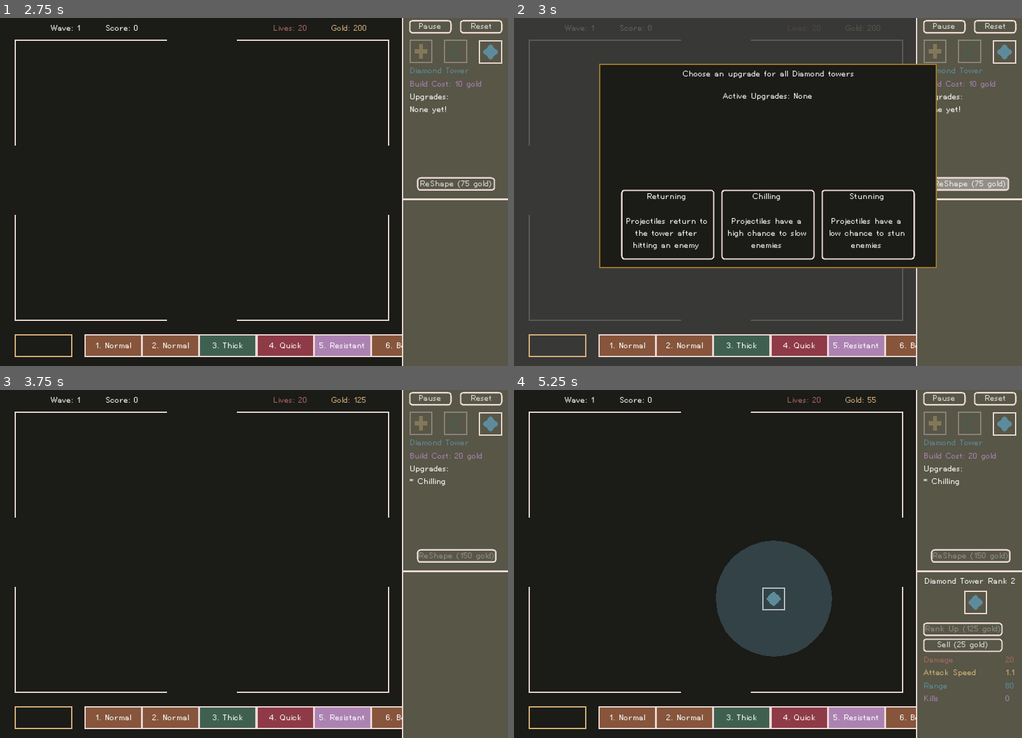
Above: before the commit, frames 1-4 (two rows, left to right).
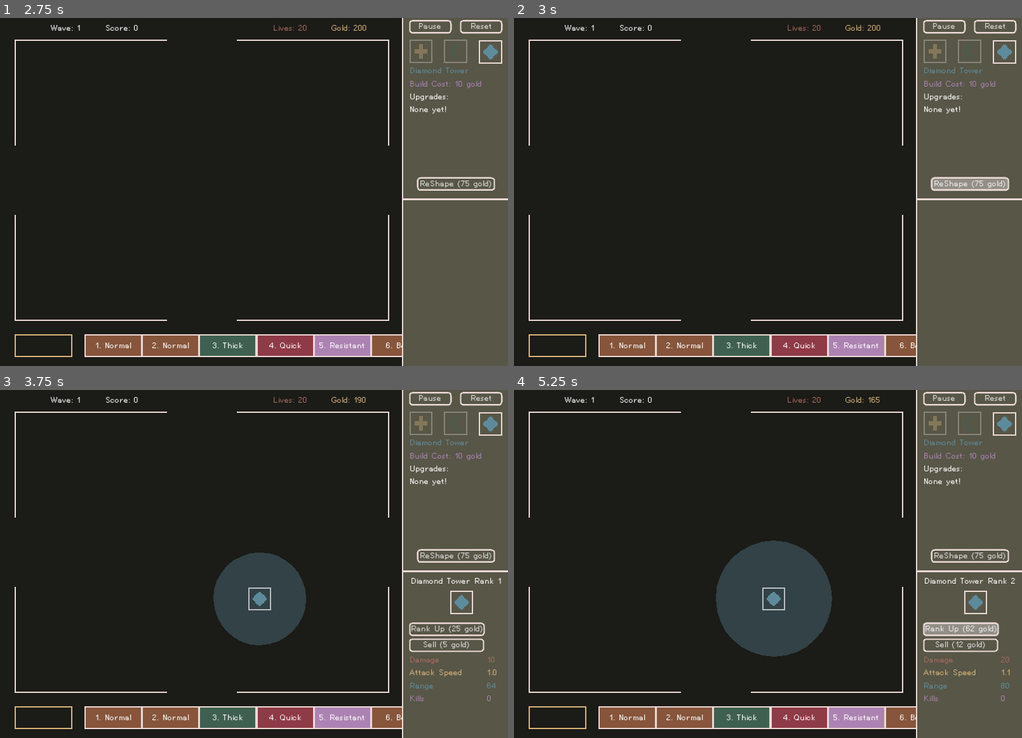
Above: after the commit, the same moments.

Repository: nolenroyalty/ReShape-TD
Game: Godot game, scene res://Main.tscn
Same seed, same stepped clock (60 frames per second), same inputs: the game is played once before the commit and once after it.
Inputs (mouse positions are in pixels of both pictures, inside the frame that each line leads up to):
- Up to frame 1 (2.75 s): click (457, 52) at 0.5 s; click (421, 52) at 1.25 s; click (492, 52) at 2 s
- Up to frame 2 (3 s): click "ReShape (75 gold)" at 2.75 s
- Up to frame 3 (3.75 s): click (254, 595) at 3.5 s, where only the run before the commit has a clickable "Chilling Projectiles have a h…"
- Up to frame 4 (5.25 s): click (773, 598) at 4.27 s; click "Rank Up (50 gold)" (after the commit: "Rank Up (25 gold)") at 5 s

Frame 1 is identical in both runs. In frame 2, 44% of the frame differs, in the area x 0-84%, y 0-100%; in frame 3, 5.0%; in frame 4, 1.0%.
Error after the commit: Attempt to call function 'show' in base 'null instance' on a null instance. (res://Main.gd:35)

Commit message:
~all i do is make small visual tweaks~

Diff:
--- a/Main.gd
+++ b/Main.gd
@@ -8,7 +8,7 @@
 # onready var individual_viewer = $IndividualViewer
 onready var sidebar = $FullSidebar
 onready var wave_display = $WaveDisplay
-onready var shade = $Shader
+onready var shade = $ShaderDisplay/Shader
 
 enum S { RUNNING, IN_MENU }
 
@@ -76,6 +76,13 @@
 	battlefield.set_shape(shape)
 
 var started = false
+func start_or_send_next_wave():
+	if not started:
+		wave_display.start()
+		started = true
+	else:
+		wave_display.advance_immediately()
+
 func handle_keypress__running(_delta):
 	if Input.is_action_just_pressed("select_tower_1"):
 		set_shape(C.SHAPE.CROSS)
@@ -84,11 +91,7 @@
 	if Input.is_action_just_pressed("select_tower_3"):
 		set_shape(C.SHAPE.DIAMOND)
 	if Input.is_action_just_pressed("send_wave"):
-		if not started:
-			wave_display.start()
-			started = true
-		else:
-			wave_display.advance_immediately()
+		start_or_send_next_wave()
 	if State.debug and Input.is_action_just_pressed("DEBUG_GIVE_GOLD"):
 		State.add_gold(1000)
 
@@ -100,7 +103,9 @@
 func handle_wave_started(number, kind, is_boss):
 	var level = (number / 5) + 1
 	battlefield.spawn_wave(kind, level, is_boss)
-	$WaveAndScore/Wave.text = "Wave: %d" % [number + 1]
+	number += 1
+	$WaveAndScore/Wave.text = "Wave: %d" % [number]
+	sidebar.update_for_sent_wave(number)
 
 func handle_final_wave_sent():
 	assert(true == false, "TODO: handle final wave sent")
@@ -113,6 +118,7 @@
 	# set_shape(C.SHAPE.CROSS)
 	sidebar.connect("reshape", self, "show_reshape_upgrade_picker")
 	sidebar.connect("selected", self, "set_shape")
+	sidebar.connect("send_wave", self, "start_or_send_next_wave")
 	battlefield.connect("selected_tower", self, "show_individual_tower")
 	battlefield.connect("selected_creep", self, "show_individual_creep")
 	wave_display.connect("wave_started", self, "handle_wave_started")
